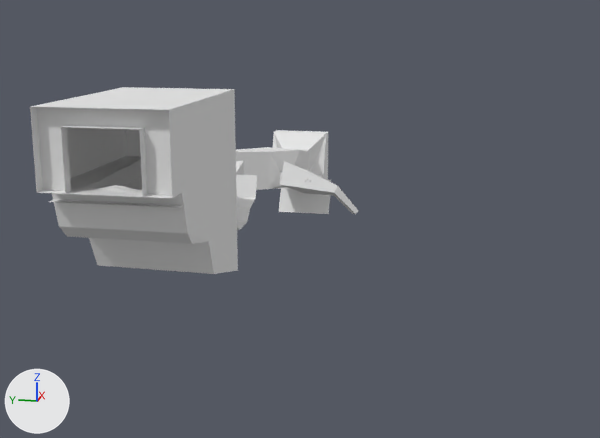
The Blender file zm_hallow/assets/units/pd2_mod_zmhallow/mkp/mkp_002.blend as it was, and as the next commit left it.
Camera for both pictures: a 50 mm camera at (-123.5, -24.3, 47.1) aimed at (-33.8, -6.4, 24.7). Arrows for +X, +Y and +Z are at lower left; the lights stay in place. The same objects are shown in both versions, whatever each file hides.

The first picture shows 'g_g'.
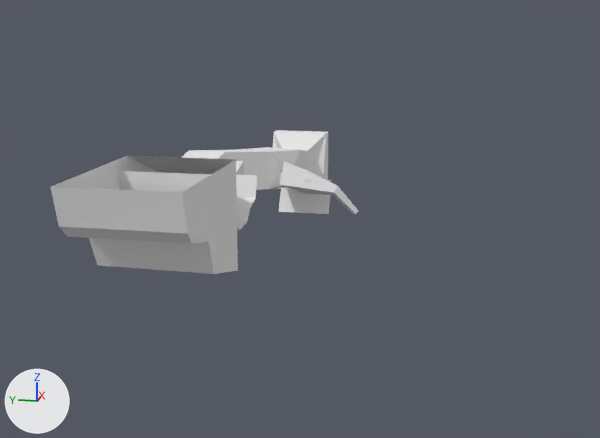
Where the change shows, as pixel boxes [x1, y1, x2, y2] in the pictures (600 x 438 px):
'g_g', reshaped (6% narrower, 23% shorter)
    before: [30, 87, 358, 274]
    after: [51, 130, 358, 274]
part 1 of me_g_g, deleted
    before: [30, 87, 236, 198]
part 2 of me_g_g, deleted
    before: [36, 107, 172, 196]
part 3 of me_g_g, deleted
    before: [49, 181, 182, 208]

The change, as a list of edits to the scene's bpy script:
```text
Change me_g_g:
    where me_g_g.from_pydata(...)  # 273 vertices, 201 faces, 1 loose edge; spans x -71.0..3.0, y -10.7..10.9, z 17.0..41.0
    used by ob_g_g; location = (0.0, 0.0, 0.0)
    verts and faces of me_g_g; kept vertices keep their numbers, new ones are numbered from 273
    before: 208 (-57.0, 5.0, 34.0), 209 (-57.0, -5.0, 34.0) at pixel (229, 175), 210 (-57.5, 5.0, 34.0), 211 (-57.5, -5.0, 34.0) at pixel (228, 176), 212 (-57.5, 2.5, 34.0)
    before: 213 (-57.5, 0.0, 34.0), 214 (-57.5, -2.5, 34.0), 215 (-68.5, 5.0, 34.0), 216 (-68.5, -5.0, 34.0) at pixel (184, 204), 217 (-68.5, 2.5, 34.0)
    before: 218 (-68.5, -2.5, 34.0), 219 (-69.5, 5.0, 34.0) at pixel (48, 201), 220 (-69.5, -5.0, 34.0) at pixel (180, 207), 221 (-69.5, 2.5, 34.0) at pixel (80, 203), 222 (-69.5, -2.5, 34.0) at pixel (146, 206)
    before: 263 (-70.1, 5.0, 35.0) at pixel (42, 190), 264 (-70.1, -5.0, 35.0) at pixel (176, 195)
    me_g_g part 1: the loose piece of 64 vertices spanning x -71.0..-54.2, y -5.0..5.0, z 33.6..41.0 is deleted
    me_g_g part 2: the loose piece of 12 vertices spanning x -70.9..-70.1, y -5.0..5.0, z 35.0..41.0 is deleted
    me_g_g part 3
    add delete_vertices([*range(210, 223), 263, 264])  # with the faces that use them
```
